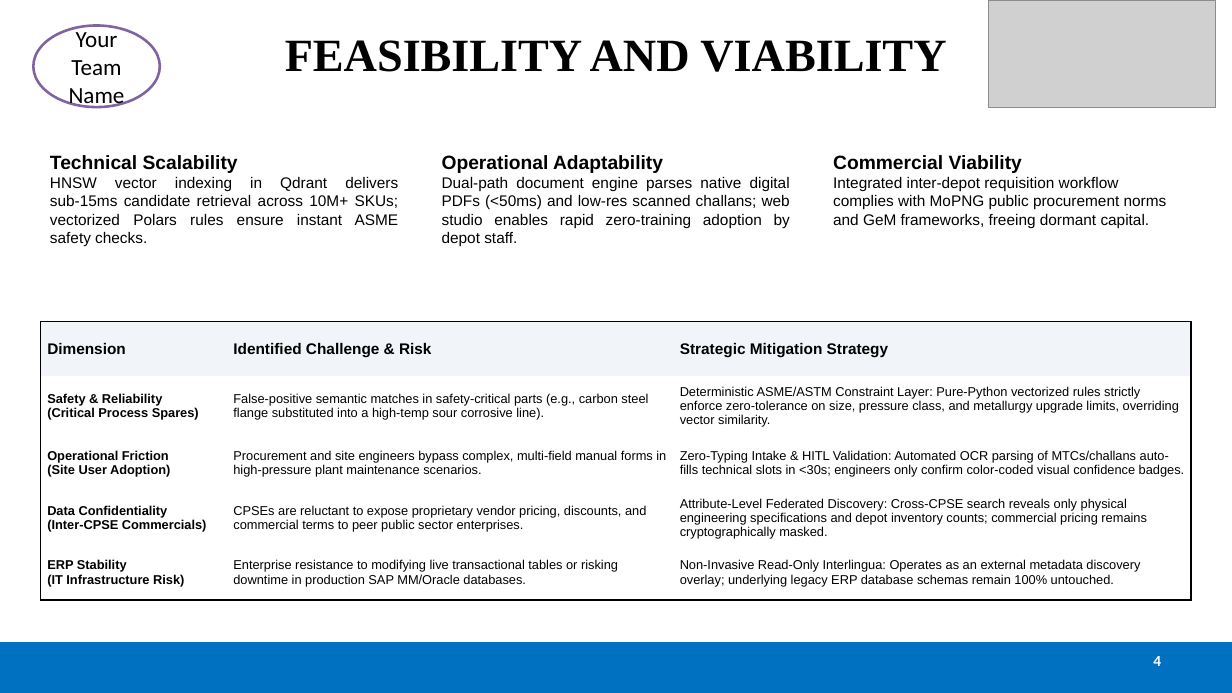
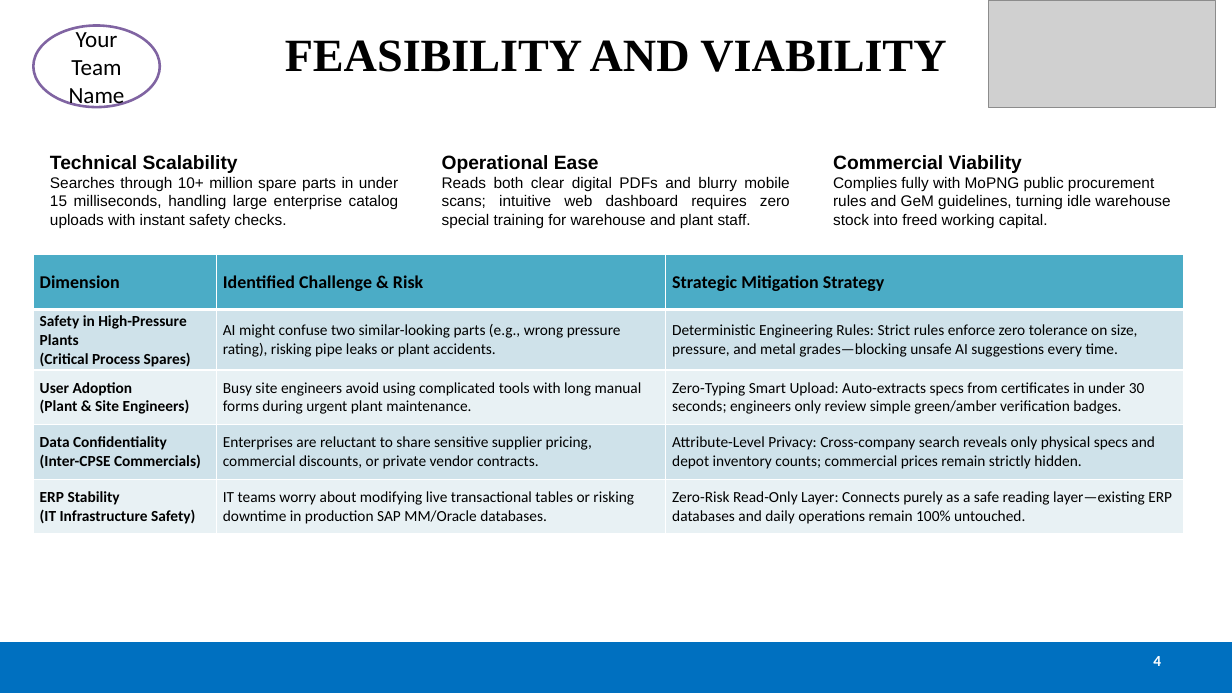
Before and after one commit to Gesicht436/Samanvay-AI, a slide deck: slide 4 of SIH_Presentation.pptx. Drawn at 1232x693 pixels with LibreOffice and Linux fonts; fonts in the diff are those of the drawing; grey boxes stand for pictures. Boxes give left, top, right and bottom in pixels: in the first picture for what was removed or moved away, otherwise in the second. Text is boxed around its words. In the diff, an @@ line names an element or a change of style, - is before the commit and + after.

Commit message:
feat: updated PPT

```diff
--- a/SIH_Presentation.pptx
+++ b/SIH_Presentation.pptx
@@ text at (50, 155, 399, 228): text changed @@
-Technical Scalability
-HNSW vector indexing in Qdrant delivers sub-15ms candidate retrieval across 10M+ SKUs; vectorized Polars rules ensure instant ASME safety checks.
+Technical Scalability
+Searches through 10+ million spare parts in under 15 milliseconds, handling large enterprise catalog uploads with instant safety checks.
@@ text at (442, 155, 790, 228): text changed @@
-Operational Adaptability
-Dual-path document engine parses native digital PDFs (<50ms) and low-res scanned challans; web studio enables rapid zero-training adoption by depot staff.
+Operational Ease
+Reads both clear digital PDFs and blurry mobile scans; intuitive web dashboard requires zero special training for warehouse and plant staff.
@@ text at (833, 155, 1170, 228): text changed @@
-Commercial Viability
-Integrated inter-depot requisition workflow complies with MoPNG public procurement norms and GeM frameworks, freeing dormant capital.
+Commercial Viability
+Complies fully with MoPNG public procurement rules and GeM guidelines, turning idle warehouse stock into freed working capital.
@@ table at (33, 255, 1183, 534) @@
-row 2: Safety & Reliability (Critical Process Spares) | False-positive semantic matches in safety-critical parts (e.g., carbon steel flange substituted into a high-temp sour corrosive line). | Deterministic ASME/ASTM Constraint Layer: Pure-Python vectorized rules strictly enforce zero-tolerance on size, pressure class, and metallurgy upgrade limits, overriding vector similarity.
+row 2: Safety in High-Pressure Plants (Critical Process Spares) | AI might confuse two similar-looking parts (e.g., wrong pressure rating), risking pipe leaks or plant accidents. | Deterministic Engineering Rules: Strict rules enforce zero tolerance on size, pressure, and metal grades—blocking unsafe AI suggestions every time.
-row 3: Operational Friction (Site User Adoption) | Procurement and site engineers bypass complex, multi-field manual forms in high-pressure plant maintenance scenarios. | Zero-Typing Intake & HITL Validation: Automated OCR parsing of MTCs/challans auto-fills technical slots in <30s; engineers only confirm color-coded visual confidence badges.
+row 3: User Adoption (Plant & Site Engineers) | Busy site engineers avoid using complicated tools with long manual forms during urgent plant maintenance. | Zero-Typing Smart Upload: Auto-extracts specs from certificates in under 30 seconds; engineers only review simple green/amber verification badges.
-row 4, column 2: CPSEs are reluctant to expose proprietary vendor pricing, discounts, and commercial terms to peer public sector enterprises.
+row 4, column 2: Enterprises are reluctant to share sensitive supplier pricing, commercial discounts, or private vendor contracts.
-row 4, column 3: Attribute-Level Federated Discovery: Cross-CPSE search reveals only physical engineering specifications and depot inventory counts; commercial pricing remains cryptographically masked.
+row 4, column 3: Attribute-Level Privacy: Cross-company search reveals only physical specs and depot inventory counts; commercial prices remain strictly hidden.
-row 5: ERP Stability (IT Infrastructure Risk) | Enterprise resistance to modifying live transactional tables or risking downtime in production SAP MM/Oracle databases. | Non-Invasive Read-Only Interlingua: Operates as an external metadata discovery overlay; underlying legacy ERP database schemas remain 100% untouched.
+row 5: ERP Stability (IT Infrastructure Safety) | IT teams worry about modifying live transactional tables or risking downtime in production SAP MM/Oracle databases. | Zero-Risk Read-Only Layer: Connects purely as a safe reading layer—existing ERP databases and daily operations remain 100% untouched.
@@ fill #F1F5F9 to #4BACC6 in row 1 @@
@@ fill none to #D0E3EA in 6 cells @@
@@ fill none to #E9F1F5 in 6 cells @@
@@ size 12 to 14 pt in "Dimension", "Identified Challenge & Risk", "Strategic Mitigation Strategy" @@
@@ font Arial to Calibri in "Dimension", "Identified Challenge & Risk", "Strategic Mitigation Strategy", "Data Confidentiality (Inter-CPSE Commercials)" @@
@@ size 10 to 12 pt in "Data Confidentiality (Inter-CPSE Commercials)" @@
@@ borders changed @@
@@ table: place and size @@
-table at (41, 322, 1190, 600)
+table at (33, 255, 1183, 534)
```
Also in this commit, not shown: 5 other slides changed, 1 other file.
